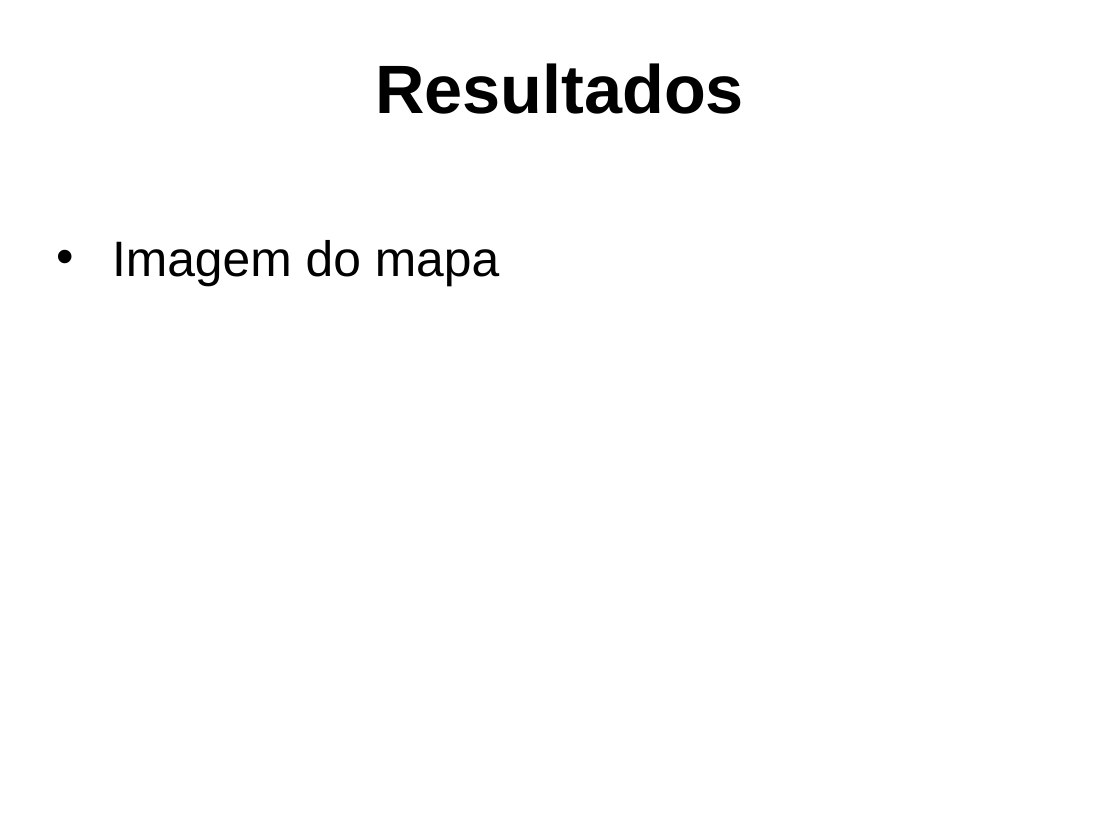
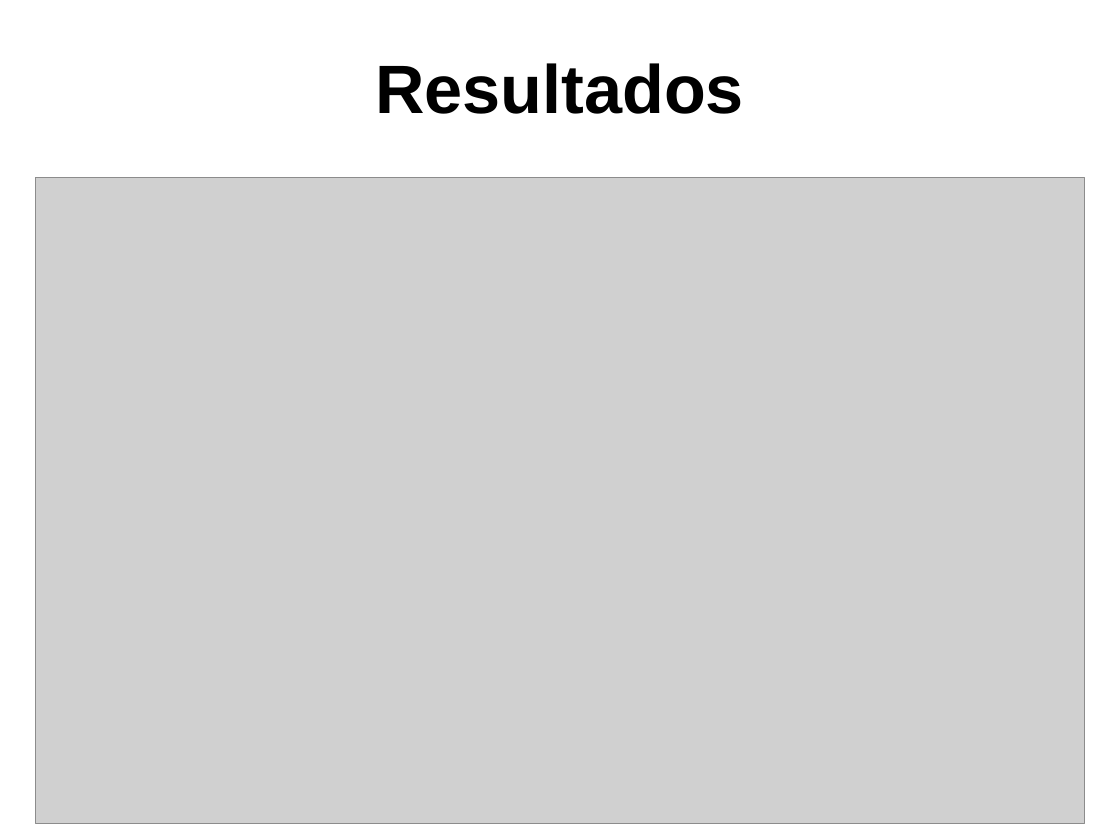
Before and after one commit to DaviWT/Com_Dig, a slide deck: slide 5 of Artigo/Apresentação.pptx. Drawn at 1120x840 pixels with LibreOffice and Linux fonts; fonts in the diff are those of the drawing; grey boxes stand for pictures; background and template pictures are left out. Boxes give left, top, right and bottom in pixels: in the first picture for what was removed or moved away, otherwise in the second. Text is boxed around its words. In the diff, an @@ line names an element or a change of style, - is before the commit and + after.

```diff
--- a/Artigo/Apresentação.pptx
+++ b/Artigo/Apresentação.pptx
@@ picture added at bbox=[36, 177, 1084, 823] @@
@@ text removed at bbox=[112, 240, 500, 286] @@
-• Imagem do mapa
```
Also in this commit, not shown: 1 other slide changed, 2 other files.
